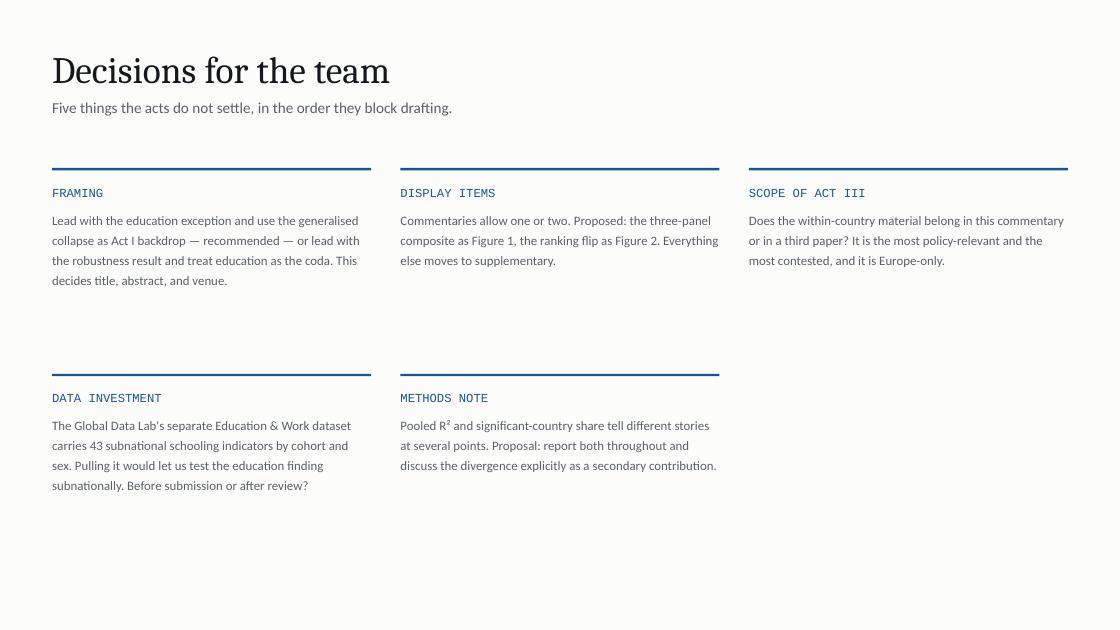
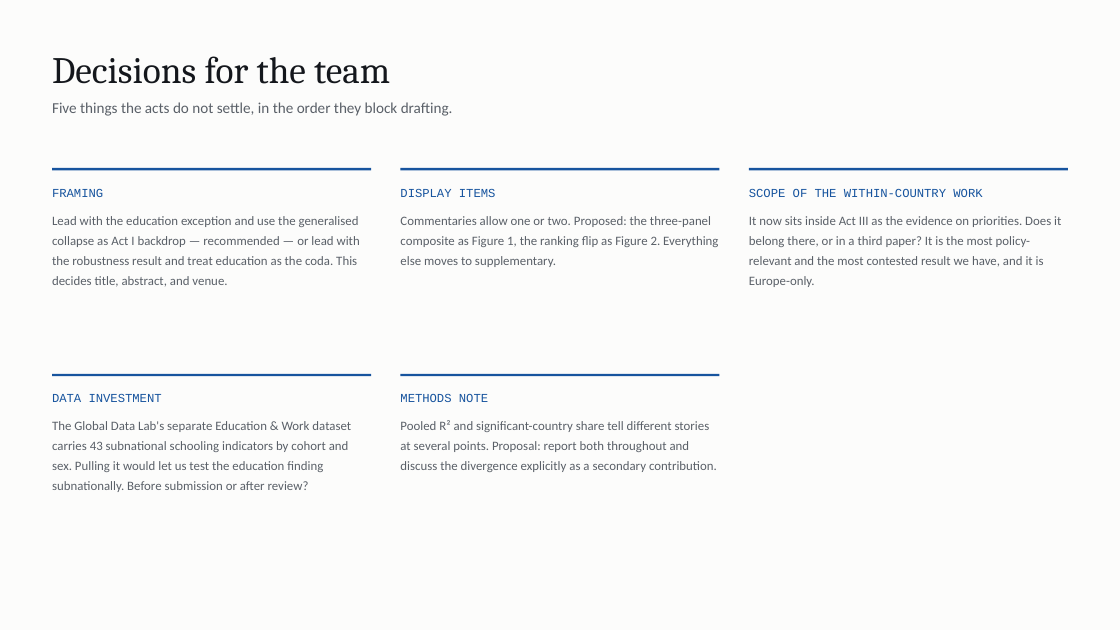
Before and after one commit to cwejnert/HDI-Happiness, a slide deck: slide 26 of deck/The_Education_Exception.pptx (slide 30 before the commit). Drawn at 1120x630 pixels with LibreOffice and Linux fonts; fonts in the diff are those of the drawing. Boxes give left, top, right and bottom in pixels: in the first picture for what was removed or moved away, otherwise in the second. Text is boxed around its words. In the diff, an @@ line names an element or a change of style, - is before the commit and + after.

```diff
--- a/deck/The_Education_Exception.pptx
+++ b/deck/The_Education_Exception.pptx
@@ text at (749,189,1061,287): text changed @@
-SCOPE OF ACT III
-Does the within-country material belong in this commentary or in a third paper? It is the most policy-relevant and the most contested, and it is Europe-only.
+SCOPE OF THE WITHIN-COUNTRY WORK
+It now sits inside Act III as the evidence on priorities. Does it belong there, or in a third paper? It is the most policy-relevant and the most contested result we have, and it is Europe-only.
```
Also in this commit, not shown: 13 other slides changed, 3 slides removed, 4 other files.
